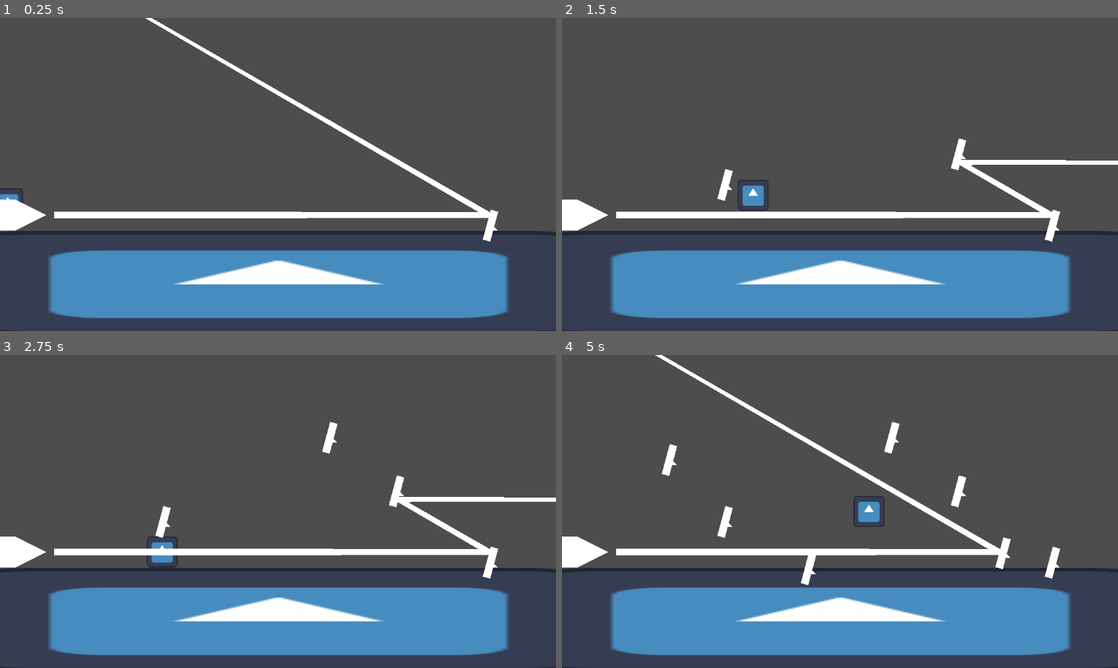
Above: before the commit, frames 1-4 (two rows, left to right).
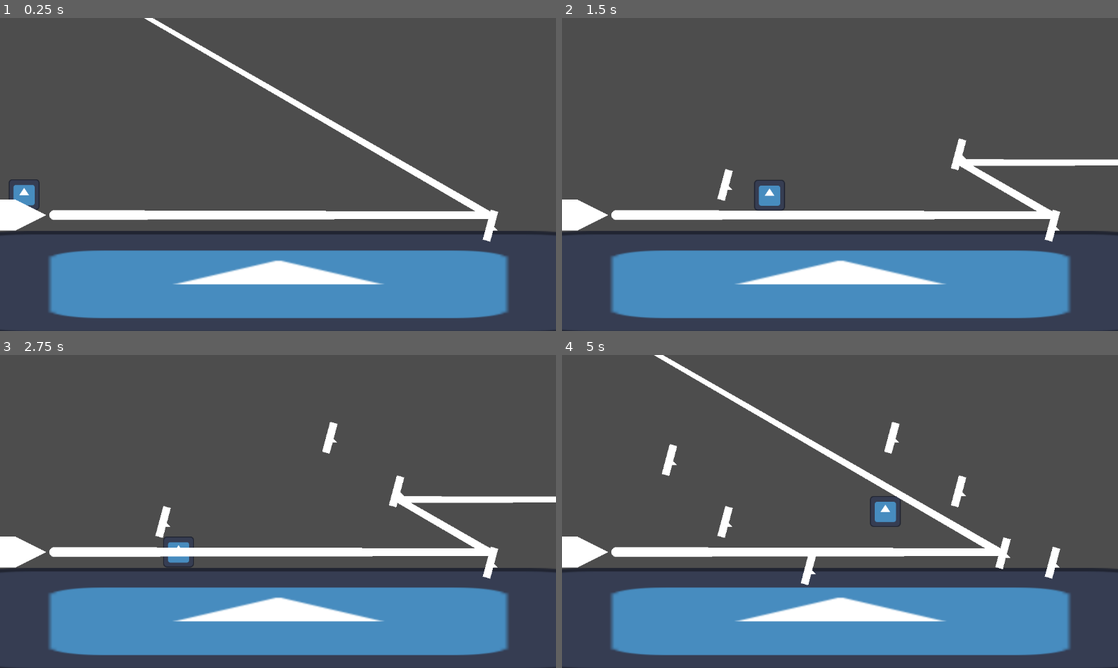
Above: after the commit, the same moments.

Repository: AdilDevStuff/Reflection-Game
Game: Godot game, scene res://scenes/world.tscn
Same seed, same stepped clock (60 frames per second), same inputs: the game is played once before the commit and once after it. The engine's default icon, where the game draws it, is replaced by a stand-in: a white triangle on a blue panel in a dark square.
Inputs (mouse positions are in pixels of both pictures, inside the frame that each line leads up to):
- Up to frame 1 (0.25 s): no input
- Up to frame 2 (1.5 s): move the mouse to (962, 158) at 0.52 s; press the mouse at (962, 158) at 0.53 s; hold D (right) from 0.53 s (still down); tap Space (jump) at 0.77 s; move the mouse to (728, 190) at 1.27 s; release the mouse at (728, 190) at 1.28 s; click (728, 190) at 1.35 s
- Up to frame 3 (2.75 s): tap Space (jump) at 1.52 s; move the mouse to (333, 442) at 2.02 s; release D (right) at 2.03 s; press the mouse at (333, 442) at 2.03 s; hold A (left) from 2.03 s (still down)
- Up to frame 4 (5 s): move the mouse to (812, 574) at 2.77 s; release A (left) at 2.78 s; release the mouse at (812, 574) at 2.78 s; hold D (right) 2.78-4.28 s; click (812, 574) at 2.85 s; tap Space (jump) at 3.02, 3.77, 4.52 s; move the mouse to (1006, 558) at 3.52 s; press the mouse at (1006, 558) at 3.53 s; move the mouse to (673, 464) at 4.27 s; release the mouse at (673, 464) at 4.28 s; hold A (left) from 4.28 s (still down); click (673, 464) at 4.35 s

The runs differ from the first frame. In frame 1, 1.6% of the frame differs, in the area x 0-89%, y 0-65%; in frame 2, 1.6%; in frame 3, 1.4%; in frame 4, 1.7%, in the area x 8-79%, y 0-65%.

Commit message:
Cleaned code

Diff:
--- a/scenes/mirror_move.gd
+++ b/scenes/mirror_move.gd
@@ -1,17 +1,11 @@
 extends Node2D
 
 const MIRROR = preload("res://scenes/mirror.tscn")
-var mouse_pos
+var mouse_pos: Vector2
 
-# Called when the node enters the scene tree for the first time.
-func _ready() -> void:
-	pass # Replace with function body.
-
-
-# Called every frame. 'delta' is the elapsed time since the previous frame.
-func _process(delta: float) -> void:
+func _process(_delta: float) -> void:
 	mouse_pos = get_global_mouse_position()
-	if Input.is_action_pressed("Click"):
+	if Input.is_action_just_pressed("Click"):
 		spawn_obj()
 
 func spawn_obj():
--- a/scenes/world.tscn
+++ b/scenes/world.tscn
@@ -17,7 +17,7 @@
 [node name="World" type="Node2D"]
 
 [node name="Player" parent="." instance=ExtResource("1_rwgxs")]
-position = Vector2(16, 352)
+position = Vector2(50, 333)
 
 [node name="Ground" type="StaticBody2D" parent="."]
 position = Vector2(577, 548)
@@ -47,8 +47,10 @@
 collision_mask = 4
 
 [node name="Line2D" type="Line2D" parent="LightRayManager"]
-width = 15.0
+width = 20.0
 width_curve = SubResource("Curve_71j4m")
+joint_mode = 2
+begin_cap_mode = 2
 
 [node name="Mirrors" type="Node2D" parent="LightRayManager"]
 
--- a/scripts/light_ray_manager.gd
+++ b/scripts/light_ray_manager.gd
@@ -1,18 +1,22 @@
 extends Node2D
 
-var rot := 0.0
-var max_cast_to
-var bounces := 3
-var lasers := []
+var rot: float = 0.0
+var bounces: int = 3
+var lasers: Array = []
+var max_cast_to: Vector2
 
-const MAX_LENGTH := 2000
+const MAX_LENGTH: float = 2000.0
 
 @export var line: Line2D
 @export var light_ray: RayCast2D
 @export var light_source: CharacterBody2D
 @export var ray_origin_marker: Marker2D
 
-func _ready():
+func _ready() -> void:
+	setup_lasers()
+	setup_initial_state()
+
+func setup_lasers() -> void:
 	lasers.append(light_ray)
 	for i in range(bounces):
 		var raycast = light_ray.duplicate()
@@ -20,38 +24,52 @@
 		add_child(raycast)
 		lasers.append(raycast)
 
+func setup_initial_state() -> void:
 	max_cast_to = Vector2(MAX_LENGTH, 0).rotated(rot)
 	light_ray.target_position = max_cast_to
 	line.top_level = true
 
-func _process(_delta):
+func _process(_delta: float) -> void:
+	reset_line()
+	update_lasers()
+
+func reset_line() -> void:
 	line.clear_points()
 	line.add_point(ray_origin_marker.global_position)
-
 	max_cast_to = Vector2(MAX_LENGTH, 0).rotated(rot)
 
-	var idx = -1
-	for raycast in lasers:
-		idx += 1
-		var raycastcollision = raycast.get_collision_point()
+func update_lasers() -> void:
+	for idx in lasers.size():
+		var raycast = lasers[idx]
+		var raycast_collision = raycast.get_collision_point()
 
-		raycast.target_position = max_cast_to
-		if idx == 0:
-			raycast.global_position = ray_origin_marker.global_position
+		setup_raycast(raycast, idx)
 
 		if raycast.is_colliding():
-			var collider = raycast.get_collider()
-			# Handles Collision with Objects
-			if collider.is_in_group("Target"):
-				# TODO: If raycast collides with target, then level is completed.
-				pass
-			if collider.is_in_group("Mirror"):
-				line.add_point(raycastcollision)
-				max_cast_to = max_cast_to.bounce(raycast.get_collision_normal())
-				if idx < lasers.size() - 1:
-					lasers[idx + 1].enabled = true
-					lasers[idx + 1].global_position = raycastcollision + (1 * max_cast_to.normalized())
-				if idx == lasers.size() - 1: pass
+			handle_collision(raycast, raycast_collision, idx)
 		else:
 			line.add_point(raycast.global_position + max_cast_to)
 			break
+
+func setup_raycast(raycast: RayCast2D, idx: int) -> void:
+	raycast.target_position = max_cast_to
+	if idx == 0:
+		raycast.global_position = ray_origin_marker.global_position
+
+func handle_collision(raycast: RayCast2D, raycast_collision: Vector2, idx: int) -> void:
+	var collider = raycast.get_collider()
+	if collider.is_in_group("Target"):
+		# TODO: If raycast collides with target, then level is completed.
+		pass
+	elif collider.is_in_group("Mirror"):
+		handle_mirror_collision(raycast_collision, raycast.get_collision_normal(), idx)
+
+func handle_mirror_collision(collision_point: Vector2, normal: Vector2, idx: int) -> void:
+	line.add_point(collision_point)
+	max_cast_to = max_cast_to.bounce(normal)
+	if idx < lasers.size() - 1:
+		lasers[idx + 1].enabled = true
+		lasers[idx + 1].global_position = collision_point + max_cast_to.normalized()
+	if idx == lasers.size()-1: pass
+		# TODO: Add particle effect here
+		# $End.global_position = raycastcollision
Binary file added: assets/rect1.png
Not shown, added: assets/rect1.png.import
